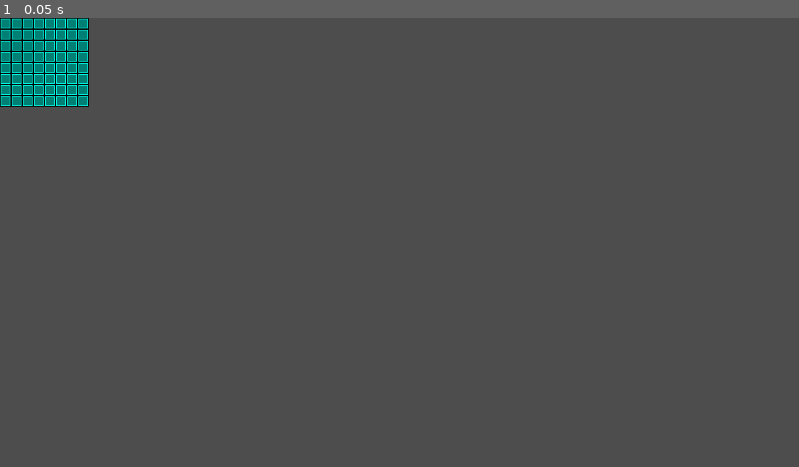
Above: before the commit, frame 1.
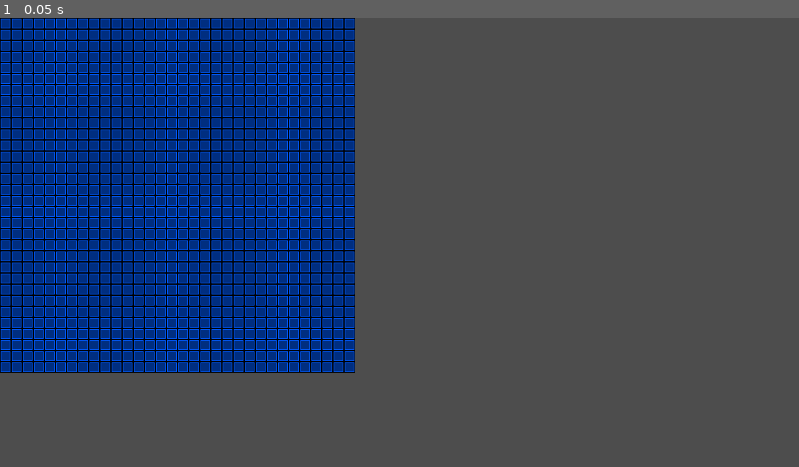
Above: after the commit, the same moment.

Repository: PHATASS-Studios/AEtherfrost
Game: Godot game, scene res://Assets/Scenes/Dev/thermalEntityTests.tscn
Same seed, same stepped clock (60 frames per second), same inputs: the game is played once before the commit and once after it. The project has no main scene, so this scene is started directly.
Inputs:
- Up to frame 1 (0.05 s): no input

The runs differ from the first frame. In frame 1, 35% of the frame differs, in the area x 0-45%, y 0-80%.

Commit message:
AAAAAAAAAA HABEMUS THERMUS

Diff:
--- a/aetherfrost-godot-project/Assets/Gradients/Basic_heat_gradient.tres
+++ b/aetherfrost-godot-project/Assets/Gradients/Basic_heat_gradient.tres
@@ -1,5 +1,5 @@
 [gd_resource type="Gradient" format=3 uid="uid://bk1r3mmf73cfe"]
 
 [resource]
-offsets = PackedFloat32Array(0, 0.247041, 0.5, 1)
-colors = PackedColorArray(0, 0, 1, 1, 0, 1, 1, 1, 0, 1, 0, 1, 1, 1, 0, 1)
+offsets = PackedFloat32Array(0, 0.25, 0.5, 0.75, 1)
+colors = PackedColorArray(0, 0, 1, 1, 0, 1, 1, 1, 0, 1, 0, 1, 1, 1, 0, 1, 1, 0, 0, 1)
--- a/aetherfrost-godot-project/Assets/Scenes/Dev/Thermal Tests/Prefabs/prefab_experimental_heat_tile.tscn
+++ b/aetherfrost-godot-project/Assets/Scenes/Dev/Thermal Tests/Prefabs/prefab_experimental_heat_tile.tscn
@@ -8,6 +8,7 @@
 [node name="ThermalTile" type="Node2D"]
 script = ExtResource("1_0csfb")
 _internal_energy = 300000.0
+_conductivity_factor = 10.0
 metadata/_custom_type_script = "uid://s3f0gx001cwa"
 
 [node name="Sprite2D" type="Sprite2D" parent="."]
@@ -19,4 +20,5 @@
 canvas_item = NodePath("..")
 thermal_entity = NodePath("../..")
 sample_gradient = ExtResource("4_u4xkw")
+max_celsius = 300.0
 metadata/_custom_type_script = "uid://ch7y4rtro7ai6"
--- a/aetherfrost-godot-project/Assets/Scenes/Dev/thermalEntityTests.tscn
+++ b/aetherfrost-godot-project/Assets/Scenes/Dev/thermalEntityTests.tscn
@@ -1,8 +1,9 @@
-[gd_scene load_steps=4 format=3 uid="uid://chd1kwemhblx6"]
+[gd_scene load_steps=5 format=3 uid="uid://chd1kwemhblx6"]
 
 [ext_resource type="Script" uid="uid://c1oalvvwhmbtd" path="res://Assets/Scripts/HeatSystem/thermal_update_manager.gd" id="1_nle7x"]
 [ext_resource type="PackedScene" uid="uid://b35vvaq6iihw5" path="res://Assets/Scenes/Dev/Thermal Tests/Prefabs/prefab_experimental_heat_tile.tscn" id="2_nle7x"]
 [ext_resource type="Script" uid="uid://bseqtddmlbpnn" path="res://Assets/Scripts/HeatSystem/Experimental/thermal_tile_matrix_instantiator.gd" id="3_ek0qu"]
+[ext_resource type="Script" uid="uid://bqu5ody8h4me3" path="res://Assets/Scripts/HeatSystem/HeatExchangeHandlers/matrix_conductive_exchange_handler.gd" id="4_ogoby"]
 
 [node name="Node2D" type="Node2D"]
 script = ExtResource("1_nle7x")
@@ -15,8 +16,15 @@
 script = ExtResource("3_ek0qu")
 _sample_tile = ExtResource("2_nle7x")
 _parent_node = NodePath("..")
+_columns = 32
+_rows = 32
 _start_x = 0.0
 _tile_width = 16.0
 _start_y = 0.0
 _tile_height = 16.0
 metadata/_custom_type_script = "uid://bseqtddmlbpnn"
+
+[node name="MatrixConductiveExchangeHandler" type="Node" parent="ThermalUpdateManager" node_paths=PackedStringArray("matrix_source")]
+script = ExtResource("4_ogoby")
+matrix_source = NodePath("../ThermalTileMatrixInstantiator")
+metadata/_custom_type_script = "uid://bqu5ody8h4me3"
--- a/aetherfrost-godot-project/Assets/Scripts/HeatSystem/Experimental/thermal_tile_matrix_instantiator.gd
+++ b/aetherfrost-godot-project/Assets/Scripts/HeatSystem/Experimental/thermal_tile_matrix_instantiator.gd
@@ -8,7 +8,7 @@
 #public variables
 var matrix : ThermalEntity2DMatrix:
 	get:
-		if not matrix:
+		if not _matrix:
 			push_warning ("[!!] ThermalTileMatrixInstantiator.matrix.get() _matrix not initialized yet!!")
 		return _matrix
 var _matrix : ThermalEntity2DMatrix = null
@@ -51,9 +51,10 @@
 func _instantiate_matrix ():
 	_matrix = ThermalEntity2DMatrix.new(_columns, _rows)
 
-	for y in _rows:
-		for x in _columns:
+	for y:int in _rows:
+		for x:int in _columns:
 			var new_tile : ThermalEntity = _new_tile(x, y)
+			_matrix.set_position(x, y, new_tile)
 
 	thermal_tile_matrix_instantiated.emit(_matrix)
 
@@ -66,7 +67,7 @@
 		return null
 
 	_parent_node.call_deferred("add_child", new_tile)
-	new_tile.set_owner(_parent_node)
+	new_tile.call_deferred("set_owner", _parent_node)
 
 	new_tile.position = _tile_position(column, row)
 
--- a/aetherfrost-godot-project/Assets/Scripts/HeatSystem/HeatExchangeHandlers/matrix_conductive_exchange_handler.gd
+++ b/aetherfrost-godot-project/Assets/Scripts/HeatSystem/HeatExchangeHandlers/matrix_conductive_exchange_handler.gd
@@ -2,11 +2,26 @@
 ## each physics update makes each tile exchange heat through a ConductiveHeatExchanger with each 4 adjacent tiles, only once for each pair
 
 class_name MatrixConductiveExchangeHandler
-extends Node2D
-
+extends Node
 
 # private variables
-#@export var entity_matrix :Array[Array[ThermalEntity]]
+@export var matrix_source :ThermalTileMatrixInstantiator
 
-var heat_exchanger :BaseHeatExchanger
+var _heat_exchanger :BaseHeatExchanger
 #ENDOF private variables
+
+# node lifecycle
+func _ready() -> void:
+	_heat_exchanger = ConductiveHeatExchanger.new()
+#ENDOF node lifecycle
+
+# private functions
+func _physics_process(deltaTime: float) -> void:
+	if not matrix_source:
+		push_error ("[!!] MatrixConductiveExchangeHandler matrix_source is null!!")
+		return
+
+	matrix_source.matrix.adjacent_pairs(
+		func(entity_A: ThermalEntity, entity_B: ThermalEntity):
+			_heat_exchanger.exchange_heat(entity_A, entity_B, deltaTime))
+#ENDOF private functions
--- a/aetherfrost-godot-project/Assets/Scripts/HeatSystem/ThermalEntity/thermal_entity_2d_matrix.gd
+++ b/aetherfrost-godot-project/Assets/Scripts/HeatSystem/ThermalEntity/thermal_entity_2d_matrix.gd
@@ -29,6 +29,10 @@
 #sets given position value
 func set_position (x :int, y :int, value: ThermalEntity):
 	_set_position(x, y, value)
+
+func adjacent_pairs (callback :Callable):
+	_adjacent_pairs (callback)
+
 #ENDOF public methods
 
 # private variables
@@ -81,4 +85,19 @@
 		return false
 	else:
 		return true
+
+# iterate over each pair of adjacent (vertical and horizontal only) tiles
+# executes given callback passing both tiles for each
+func _adjacent_pairs (callback :Callable):
+	for y :int in _height:
+		for x :int in _width:
+			_tile_pairs (x, y, callback)
+
+# tries to execute given callback for given tile and 2 neighbors to avoid duplicate pairs
+func _tile_pairs (x :int, y :int, callback :Callable):
+	var center : ThermalEntity = _get_position(x, y)
+	if x < (_width-1):
+		callback.call (center, _get_position(x+1, y))
+	if y < (_height-1):
+		callback.call (center, _get_position(x, y+1))
 #ENDOF private functions
